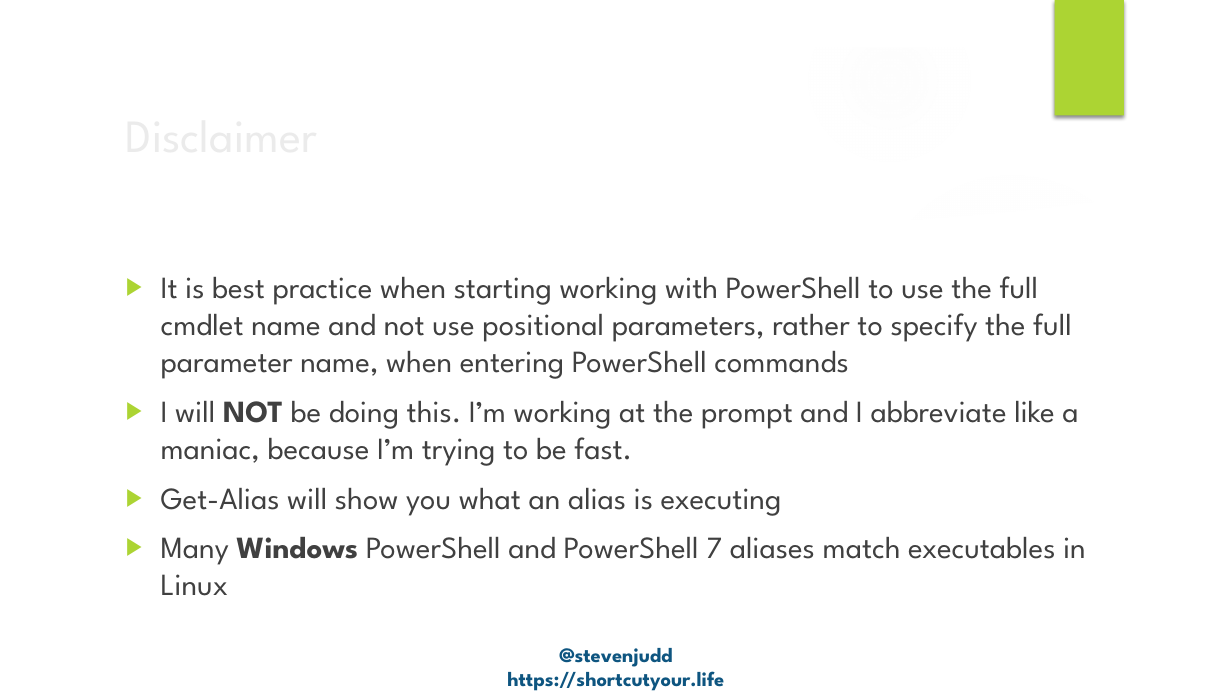
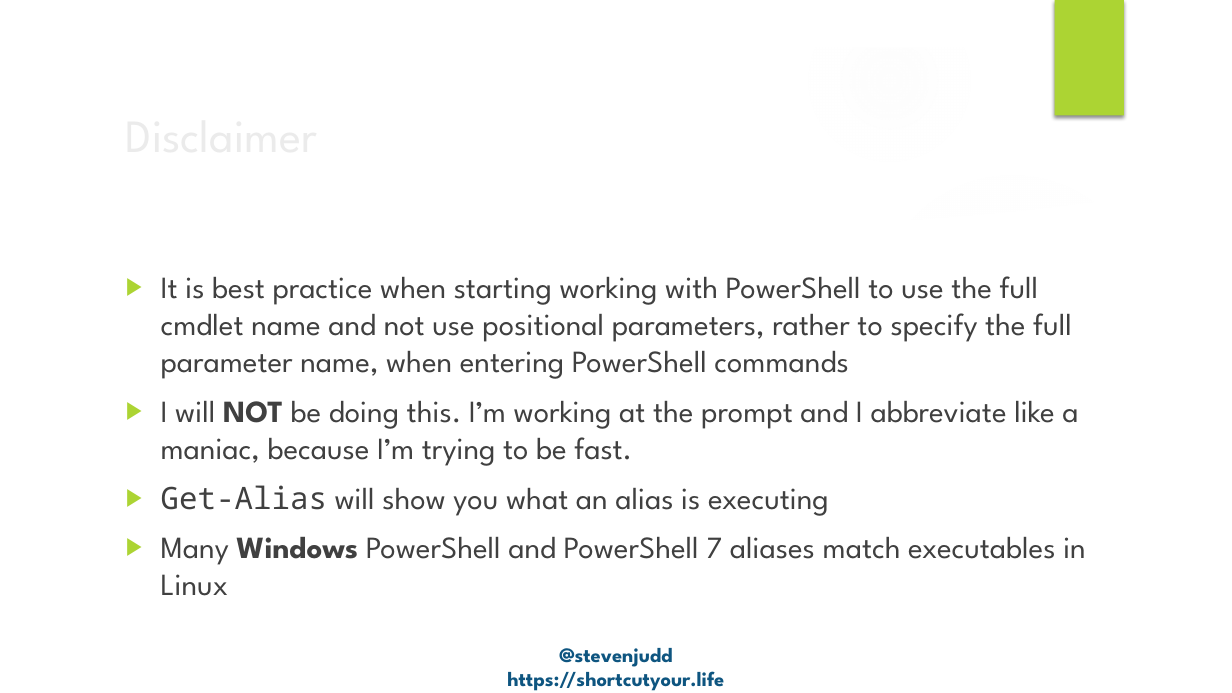
Before and after one commit to stevenjudd/DontBashPowerShell, a slide deck: slide 5 of Dont Bash PowerShell.pptx. Drawn at 1232x693 pixels with LibreOffice and Linux fonts; fonts in the diff are those of the drawing; background and template pictures are left out. Boxes give left, top, right and bottom in pixels: in the first picture for what was removed or moved away, otherwise in the second. Text is boxed around its words. In the diff, an @@ line names an element or a change of style, - is before the commit and + after.

```diff
--- a/Dont Bash PowerShell.pptx
+++ b/Dont Bash PowerShell.pptx
@@ text at (x1=161, y1=485, x2=829, y2=516): font League Spartan to Noto Sans Mono in "Get-Alias" @@
```
Also in this commit, not shown: 4 other slides changed, 3 other files.
